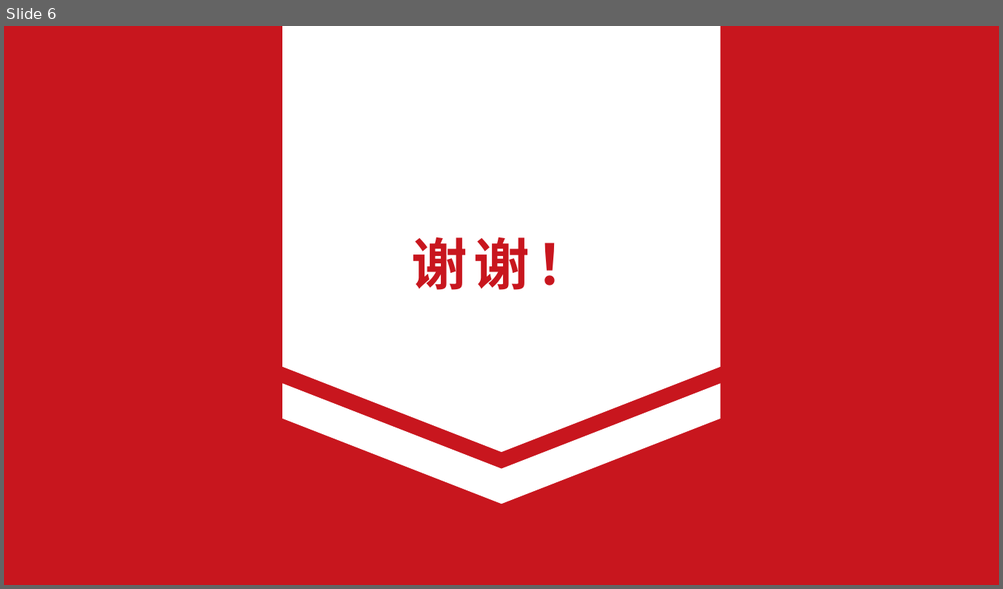
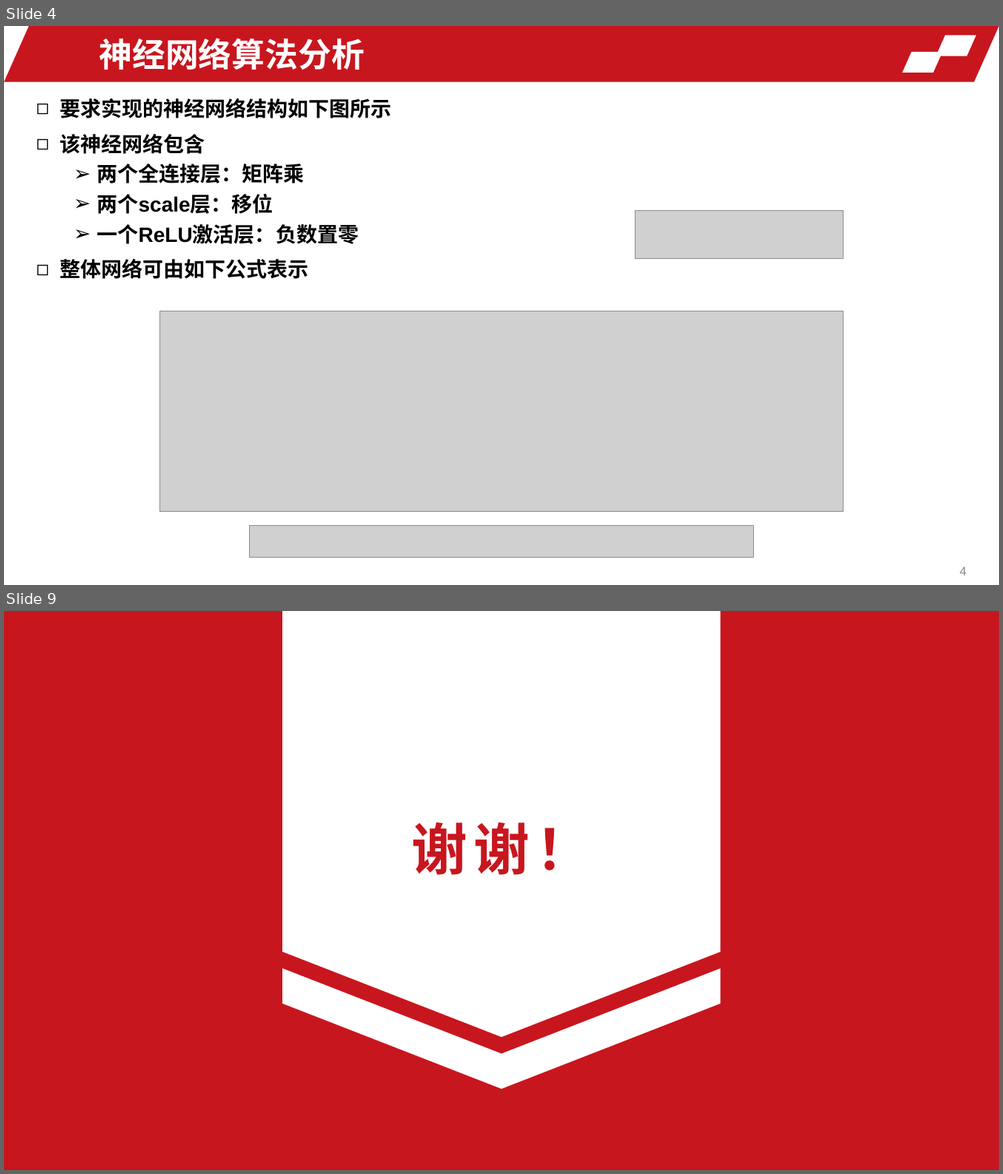
Before and after one commit to LKai-Xu/courses, a slide deck: proj_report/report.pptx. Shown one above the other, each under a label of ours: slide 6 before the commit, slides 4 and 9 after it; the slides between them are not shown. The pictures are 1003x589 and 1003x1174 pixels, drawn with LibreOffice and Linux fonts; fonts in the diff are those of the drawing; grey boxes stand for pictures; background and template pictures are left out. Boxes give left, top, right and bottom in pixels: in the first picture for what was removed or moved away, otherwise in the second. Text is boxed around its words. In the diff, an @@ line names an element or a change of style, - is before the commit and + after.

```diff
--- a/proj_report/report.pptx
+++ b/proj_report/report.pptx
@@ slide 4 added at (4, 26, 999, 585), background picture (left out) @@
@@ parallelogram added at (4, 26, 999, 82), fill #C8161E @@
@@ text added at (99, 38, 364, 70), 32 pt, text #FFFFFF, bold @@
+神经网络算法分析
@@ parallelogram added at (936, 36, 976, 55), fill #FFFFFF, outline #FFFFFF 1 pt @@
@@ parallelogram added at (903, 52, 942, 72), fill #FFFFFF, outline #FFFFFF 1 pt @@
@@ text added at (60, 99, 392, 279), 20 pt, text #000000, bold @@
+◻ 要求实现的神经网络结构如下图所示
+◻ 该神经网络包含
+  ➢ 两个全连接层：矩阵乘
+  ➢ 两个scale层：移位
+  ➢ 一个ReLU激活层：负数置零
+◻ 整体网络可由如下公式表示
@@ picture added at (635, 210, 842, 259) @@
@@ picture added at (160, 311, 842, 511) @@
@@ picture added at (250, 526, 754, 557) @@
@@ page number added at (959, 567, 966, 576), 12 pt, text #8C8C8C @@
+4
@@ what was slide 6 is now slide 9 @@
```
Also in this commit, not shown: 3 slides changed, 4 other slides added, 2 slides removed, 1 other file.
